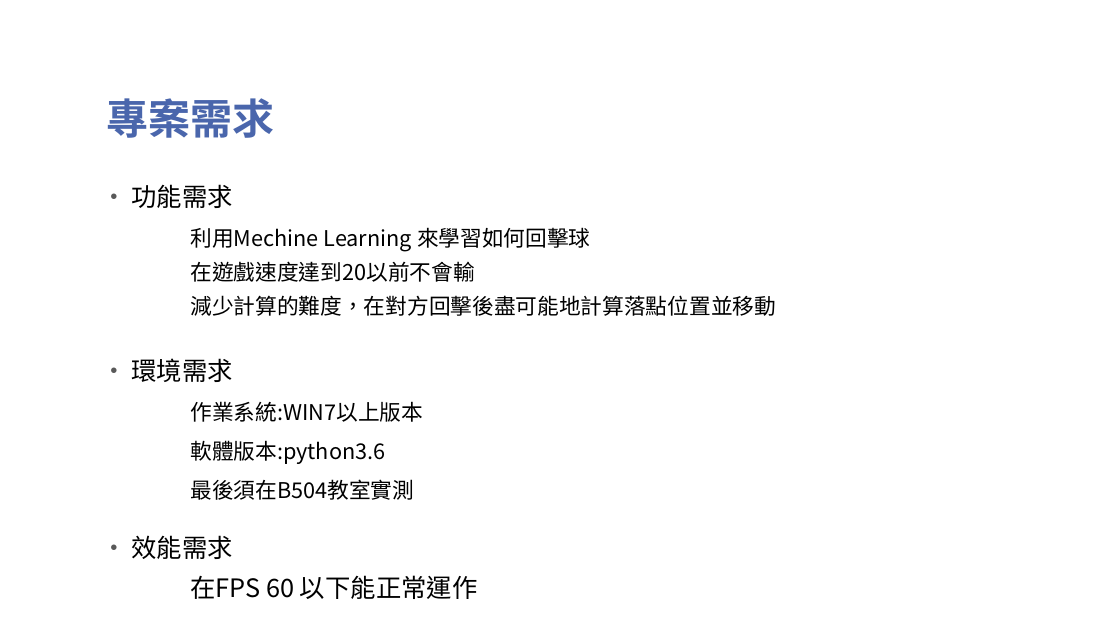
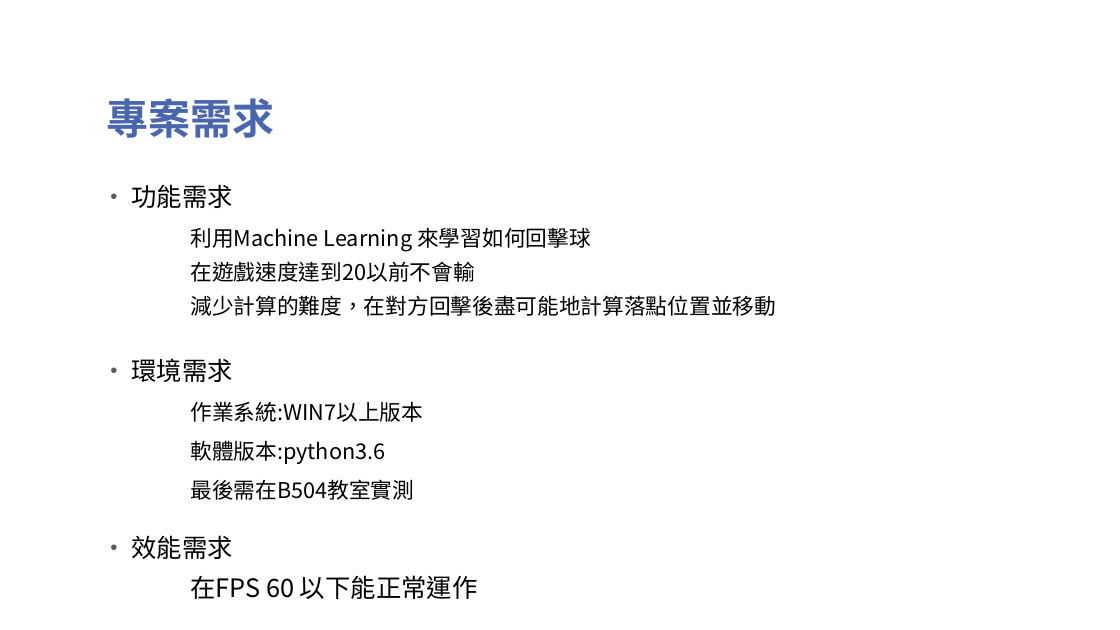
Before and after one commit to TsaiHaoWei/Machine-Learning, a slide deck: slide 3 of Finally project/Pingpong_第六組.pptx. Drawn at 1120x630 pixels with LibreOffice and Linux fonts; fonts in the diff are those of the drawing; background and template pictures are left out. Boxes give left, top, right and bottom in pixels: in the first picture for what was removed or moved away, otherwise in the second. Text is boxed around its words. In the diff, an @@ line names an element or a change of style, - is before the commit and + after.

```diff
--- a/Finally project/Pingpong_第六組.pptx
+++ b/Finally project/Pingpong_第六組.pptx
@@ text at <box>131,184,776,500</box>: text changed @@
-• 功能需求
-  利用Mechine Learning 來學習如何回擊球
-  在遊戲速度達到20以前不會輸
-  減少計算的難度，在對方回擊後盡可能地計算落點位置並移動
-• 環境需求
-  作業系統:WIN7以上版本
-  軟體版本:python3.6
-  最後須在B504教室實測
+• 功能需求
+  利用Machine Learning 來學習如何回擊球
+  在遊戲速度達到20以前不會輸
+  減少計算的難度，在對方回擊後盡可能地計算落點位置並移動
+• 環境需求
+  作業系統:WIN7以上版本
+  軟體版本:python3.6
+  最後需在B504教室實測
```
Also in this commit, not shown: 3 other slides changed, 6 slides added, 2 slides removed, 3 other files.
